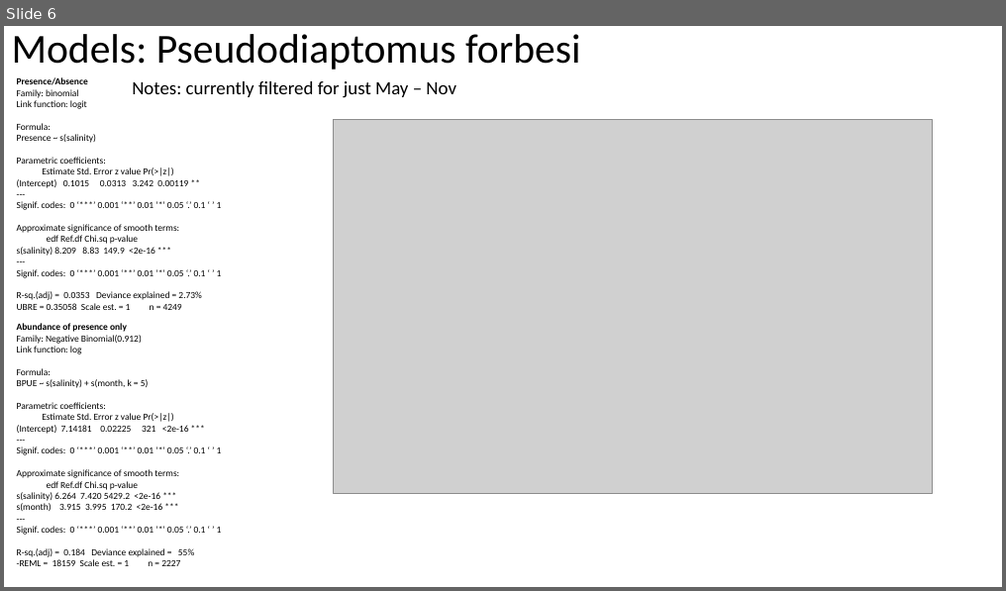
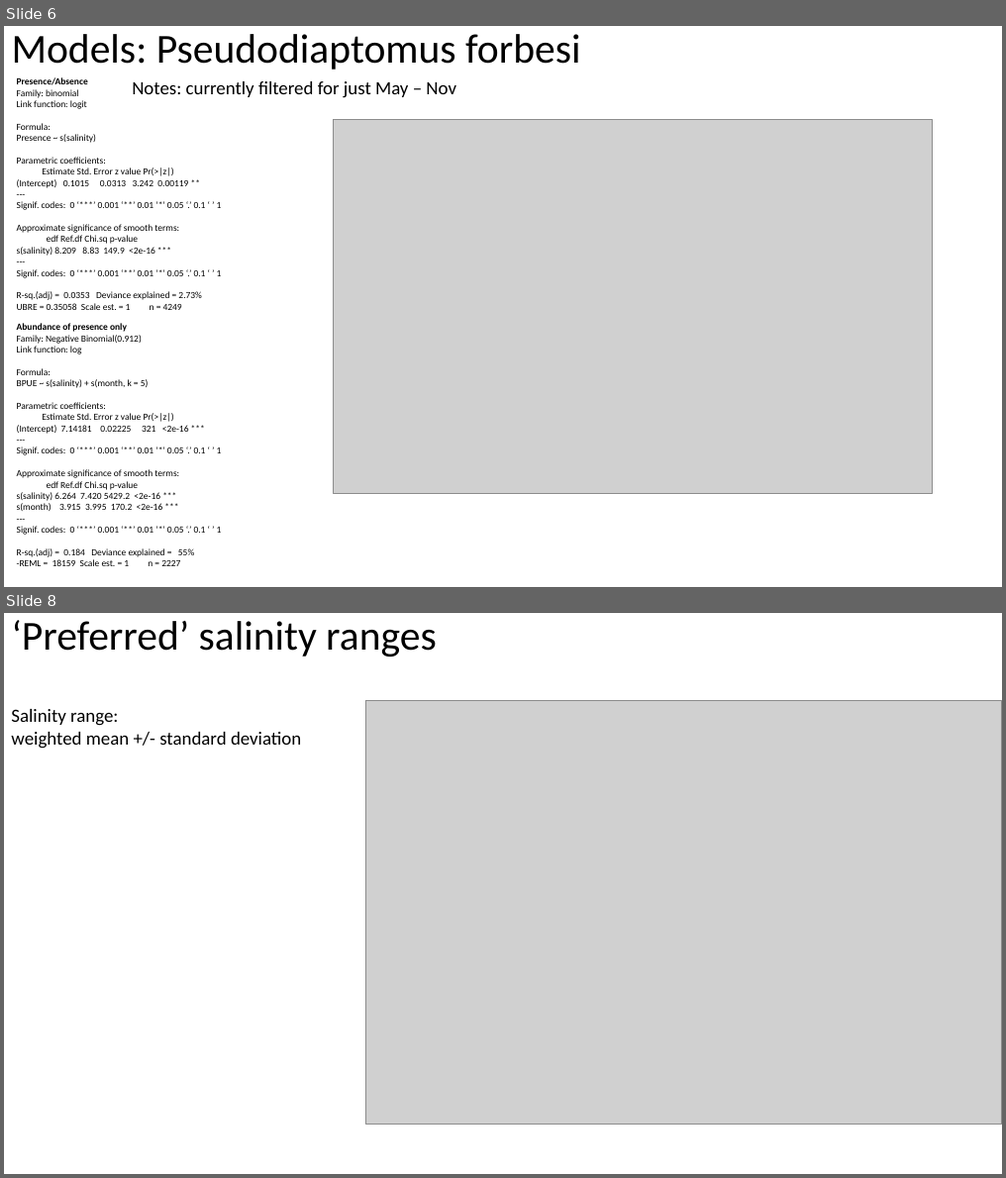
Before and after one commit to arthurbarros-CDFW/DroughtZoopPaper, a slide deck: PaperOutline_v1_3.pptx. Shown one above the other, each under a label of ours: slide 6 before the commit, slides 6 and 8 after it; the slides between them are not shown. The pictures are 1006x591 and 1006x1178 pixels, drawn with LibreOffice and Linux fonts; fonts in the diff are those of the drawing; grey boxes stand for pictures. Boxes give left, top, right and bottom in pixels: in the first picture for what was removed or moved away, otherwise in the second. Text is boxed around its words. In the diff, an @@ line names an element or a change of style, - is before the commit and + after.

```diff
--- a/PaperOutline_v1_3.pptx
+++ b/PaperOutline_v1_3.pptx
@@ slide 8 added at [4,613,1002,1174], background #FFFFFF @@
@@ title added at [12,620,437,657], 39.6 pt, text #000000 @@
+‘Preferred’ salinity ranges
@@ picture added at [365,700,1002,1125] @@
@@ text added at [11,709,301,749], 18 pt, text #000000 @@
+Salinity range:
+weighted mean +/- standard deviation
```
Also in this commit, not shown: 2 slides changed, 2 other slides added, 1 slide removed, 37 other files.
